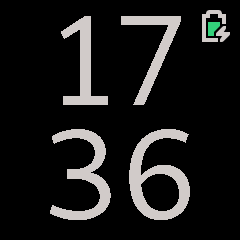
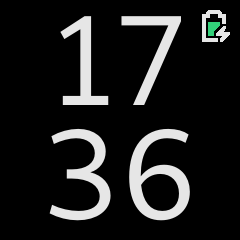
The second 240 x 240 image is a revision of the first. Changes to its layers:
renamed "os_batterycharging_080.png" to "ck_os_batterycharging_080.png", painted on it over [202, 10, 230, 42]
painted on "Time" over [49, 16, 190, 221]
